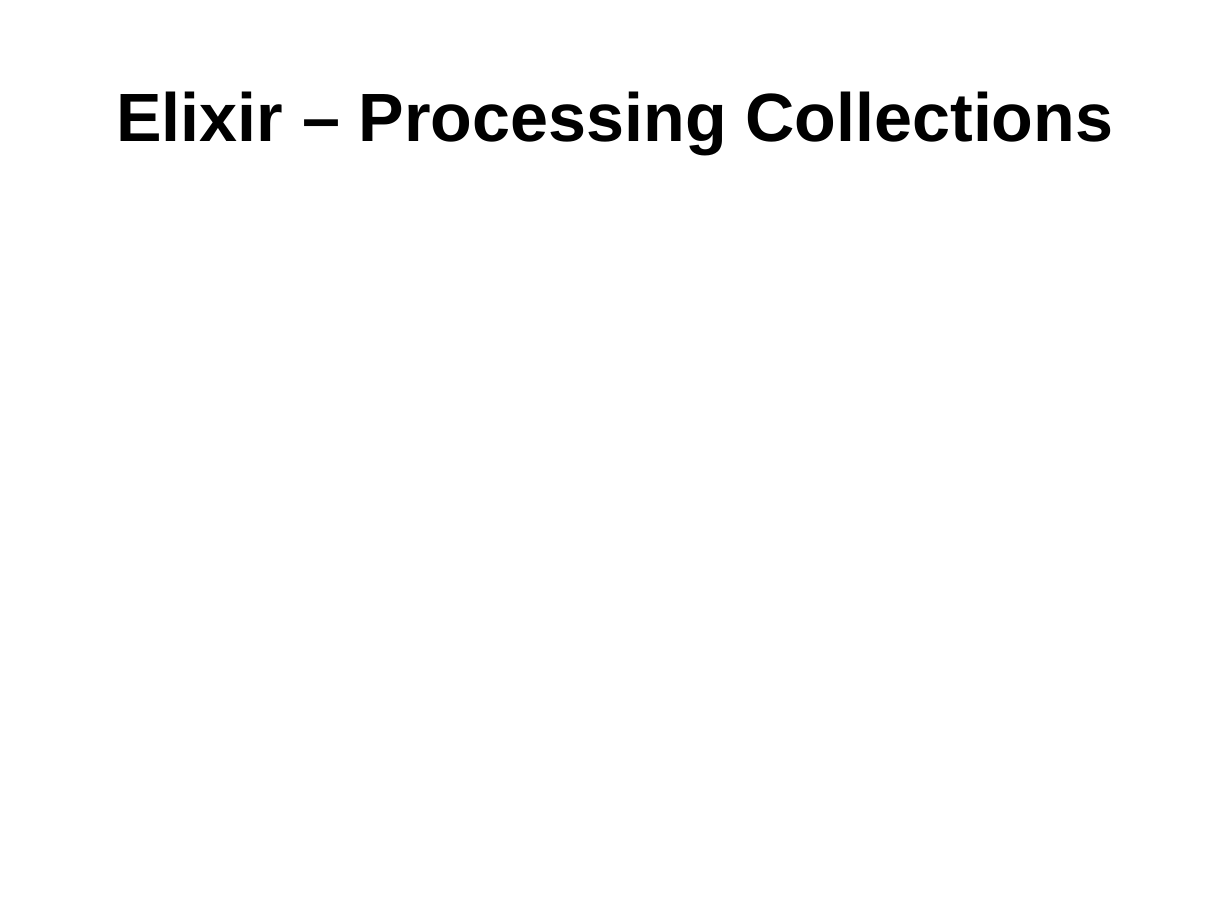
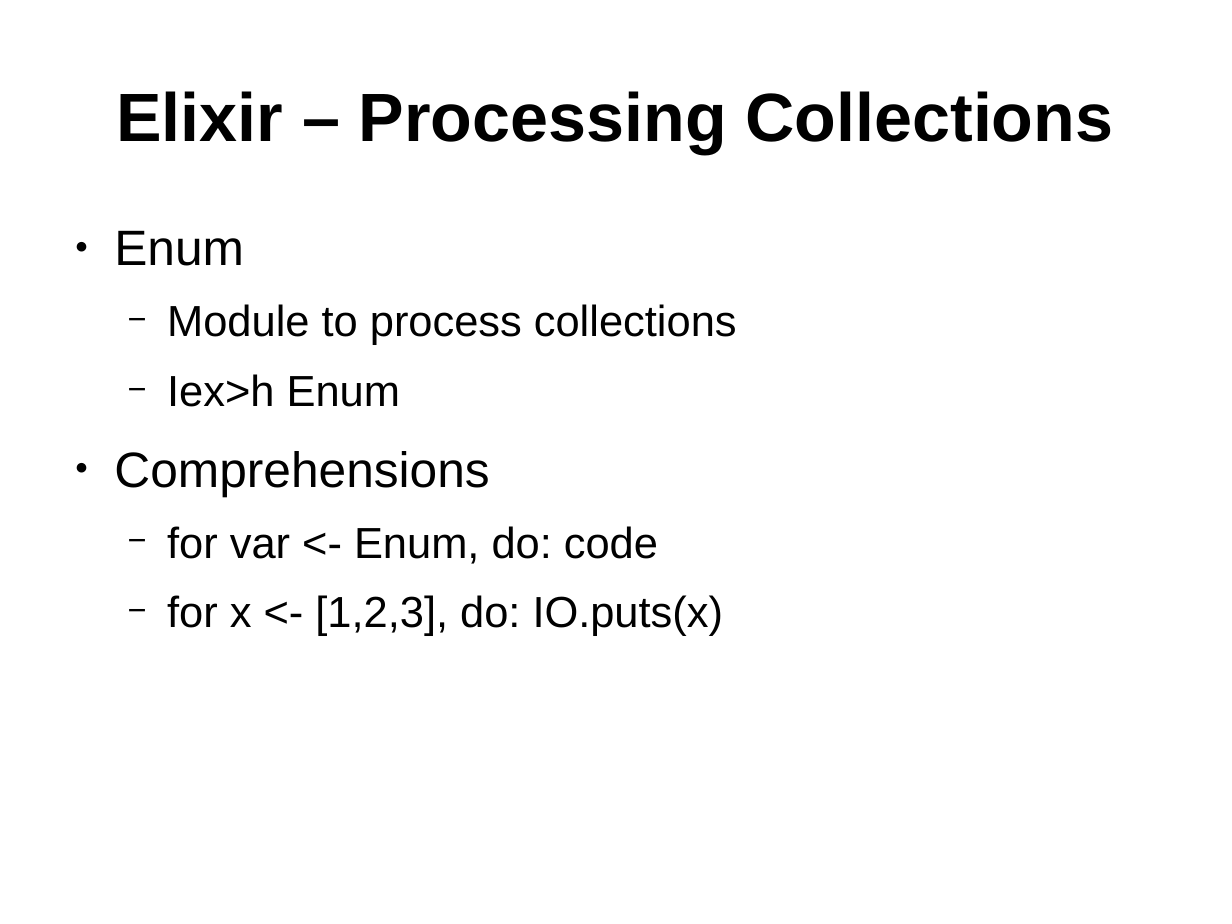
Before and after one commit to ramortegui/talks, a slide deck: slide 16 of elixir-basics.odp. Drawn at 1232x924 pixels with LibreOffice and Linux fonts; fonts in the diff are those of the drawing. Boxes give left, top, right and bottom in pixels: in the first picture for what was removed or moved away, otherwise in the second. Text is boxed around its words. In the diff, an @@ line names an element or a change of style, - is before the commit and + after.

```diff
--- a/elixir-basics.odp
+++ b/elixir-basics.odp
@@ text added at (x1=114, y1=230, x2=737, y2=636), 28 pt, text #000000 @@
+● Enum
+  − Module to process collections
+  − Iex>h Enum
+● Comprehensions
+  − for var <- Enum, do: code
+  − for x <- [1,2,3], do: IO.puts(x)
```
Also in this commit, not shown: 1 other slide changed.
